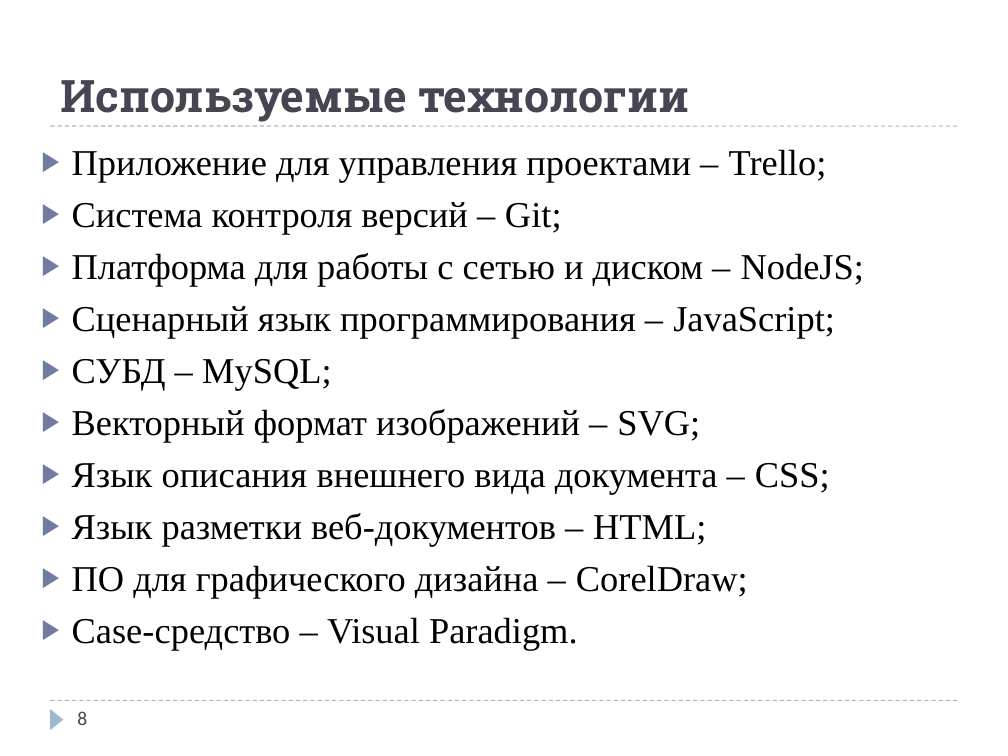
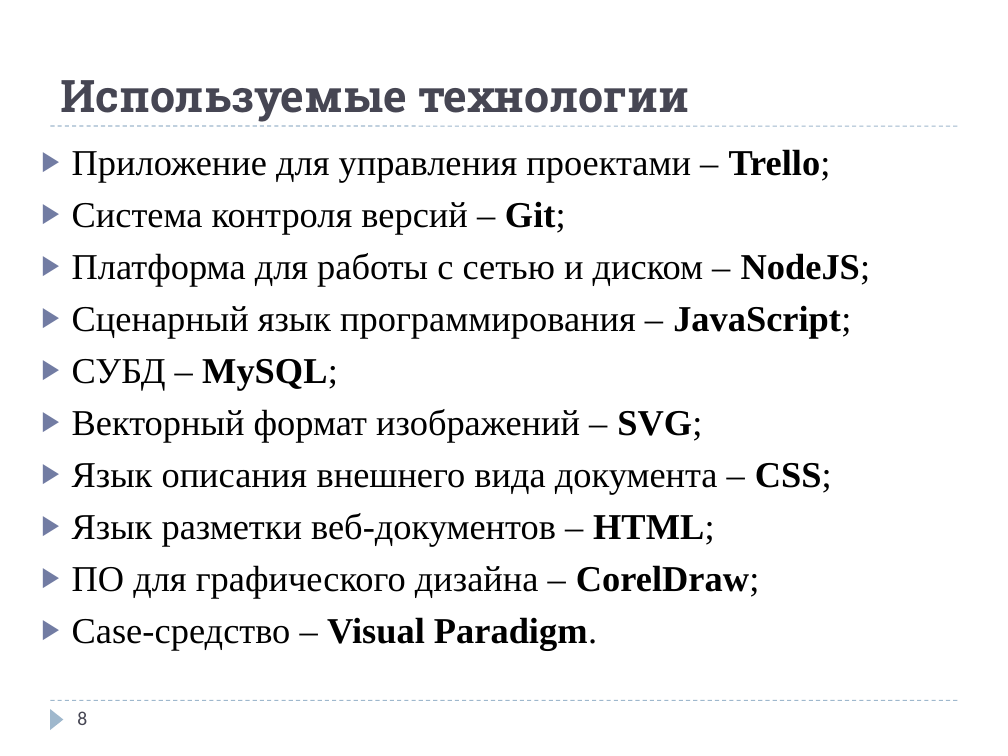
Before and after one commit to egorsh0/svg-map, a slide deck: slide 8 of docs/2016ВКР230618ШОХИН.pptx. Drawn at 1008x756 pixels with LibreOffice and Linux fonts; fonts in the diff are those of the drawing. Boxes give left, top, right and bottom in pixels: in the first picture for what was removed or moved away, otherwise in the second. Text is boxed around its words. In the diff, an @@ line names an element or a change of style, - is before the commit and + after.

```diff
--- a/docs/2016ВКР230618ШОХИН.pptx
+++ b/docs/2016ВКР230618ШОХИН.pptx
@@ text "Приложение для управления проектами – ..." at box(72, 149, 871, 650): bold on in "Trello;", "Git;", "NodeJS;", "JavaScript;" and 6 more places @@
```
Also in this commit, not shown: 6 other slides changed, 1 other file.
